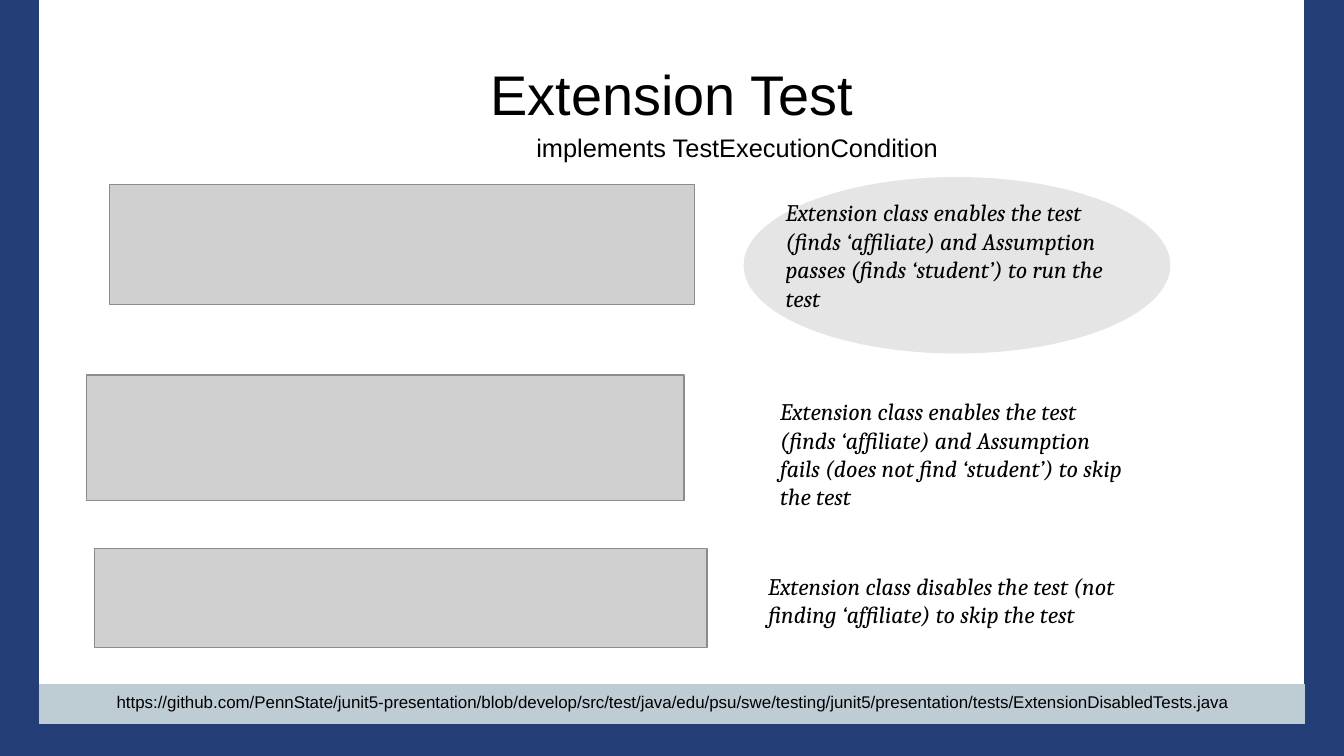
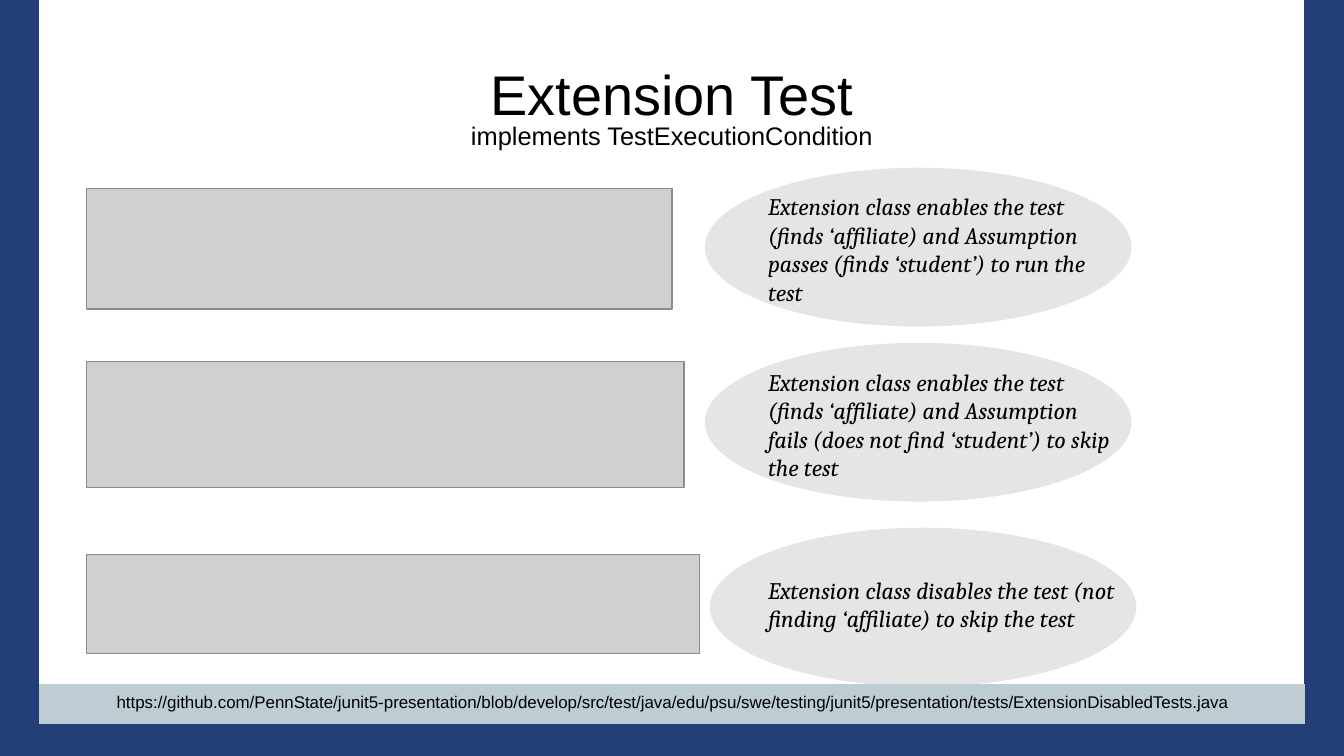
Before and after one commit to PennState/junit5-presentation, a slide deck: slide 45 of src/site/presentation/Junit5_Presentation_JavaOne_2016.odp (slide 40 before the commit). Drawn at 1344x756 pixels with LibreOffice and Linux fonts; fonts in the diff are those of the drawing; grey boxes stand for pictures; background and template pictures are left out. Boxes give left, top, right and bottom in pixels: in the first picture for what was removed or moved away, otherwise in the second. Text is boxed around its words. In the diff, an @@ line names an element or a change of style, - is before the commit and + after.

```diff
--- a/src/site/presentation/Junit5_Presentation_JavaOne_2016.odp
+++ b/src/site/presentation/Junit5_Presentation_JavaOne_2016.odp
@@ title "implements TestExecutionCondition": place and size @@
-title "implements TestExecutionCondition" at (536,138,938,163)
+title "implements TestExecutionCondition" at (471,126,872,151)
@@ title "implements TestExecutionCondition" at (471,126,872,151): indent changed; vertical alignment top to middle @@
@@ ellipse: place and size @@
-ellipse at (744,177,1171,354)
+ellipse at (705,168,1132,327)
@@ picture: place and size @@
-picture at (110,184,695,305)
+picture at (87,189,672,310)
@@ title "Extension class enables the test ...": place and size @@
-title "Extension class enables the test ..." at (786,204,1103,307)
+title "Extension class enables the test ..." at (768,198,1086,301)
@@ ellipse added at (705,343,1132,501), fill #CCCCCC at 51% opacity @@
@@ picture: place and size @@
-picture at (87,376,684,501)
+picture at (87,362,684,488)
@@ title "Extension class enables the test ...": place and size @@
-title "Extension class enables the test ..." at (780,403,1121,505)
+title "Extension class enables the test ..." at (768,374,1109,476)
@@ ellipse added at (710,528,1137,687), fill #CCCCCC at 51% opacity @@
@@ picture: place and size @@
-picture at (94,549,707,648)
+picture at (87,555,700,654)
@@ title "Extension class disables the test ...": place and size @@
-title "Extension class disables the test ..." at (768,578,1114,629)
+title "Extension class disables the test ..." at (768,582,1114,632)
```
Also in this commit, not shown: 46 other slides changed, 18 slides added, 8 slides removed.
